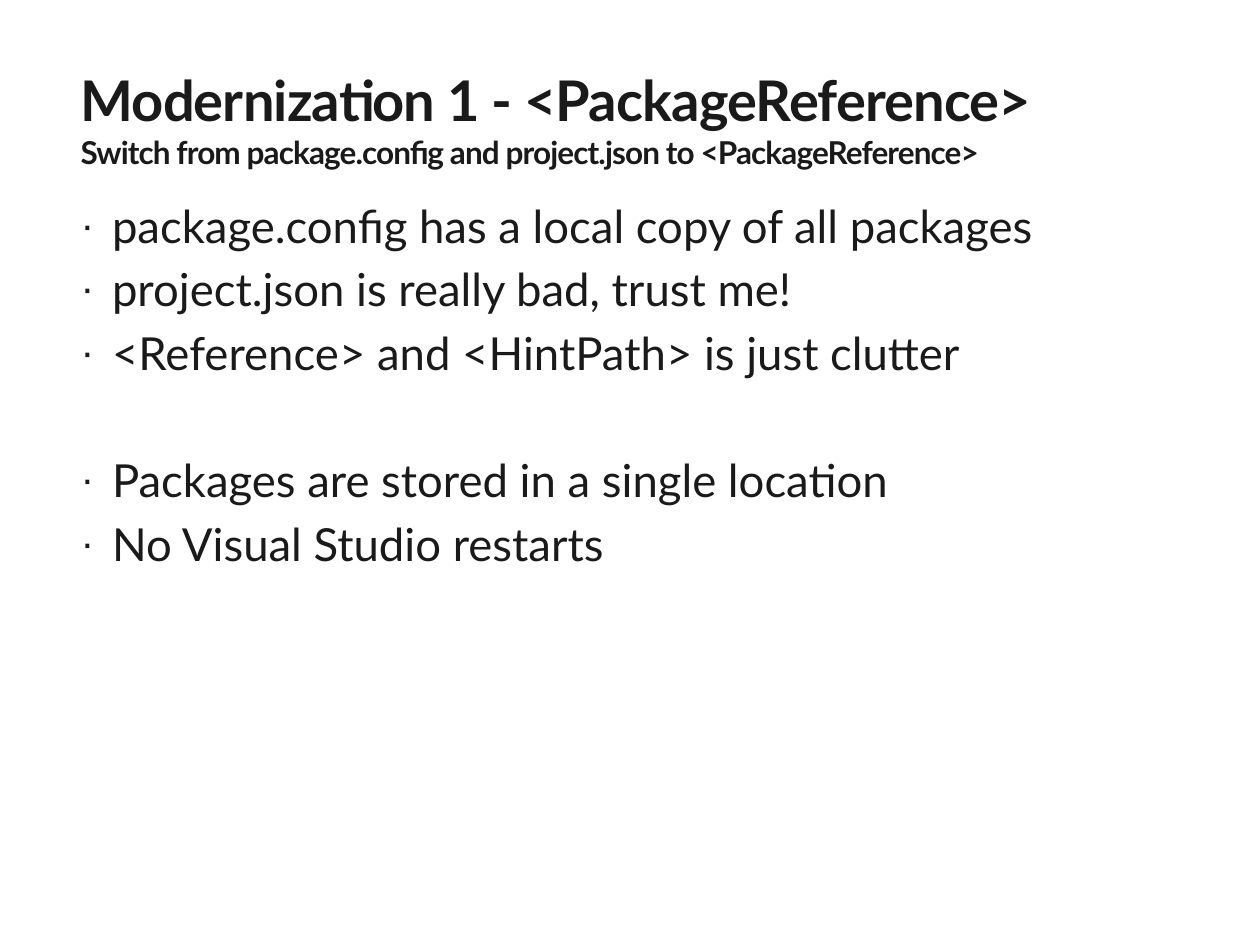
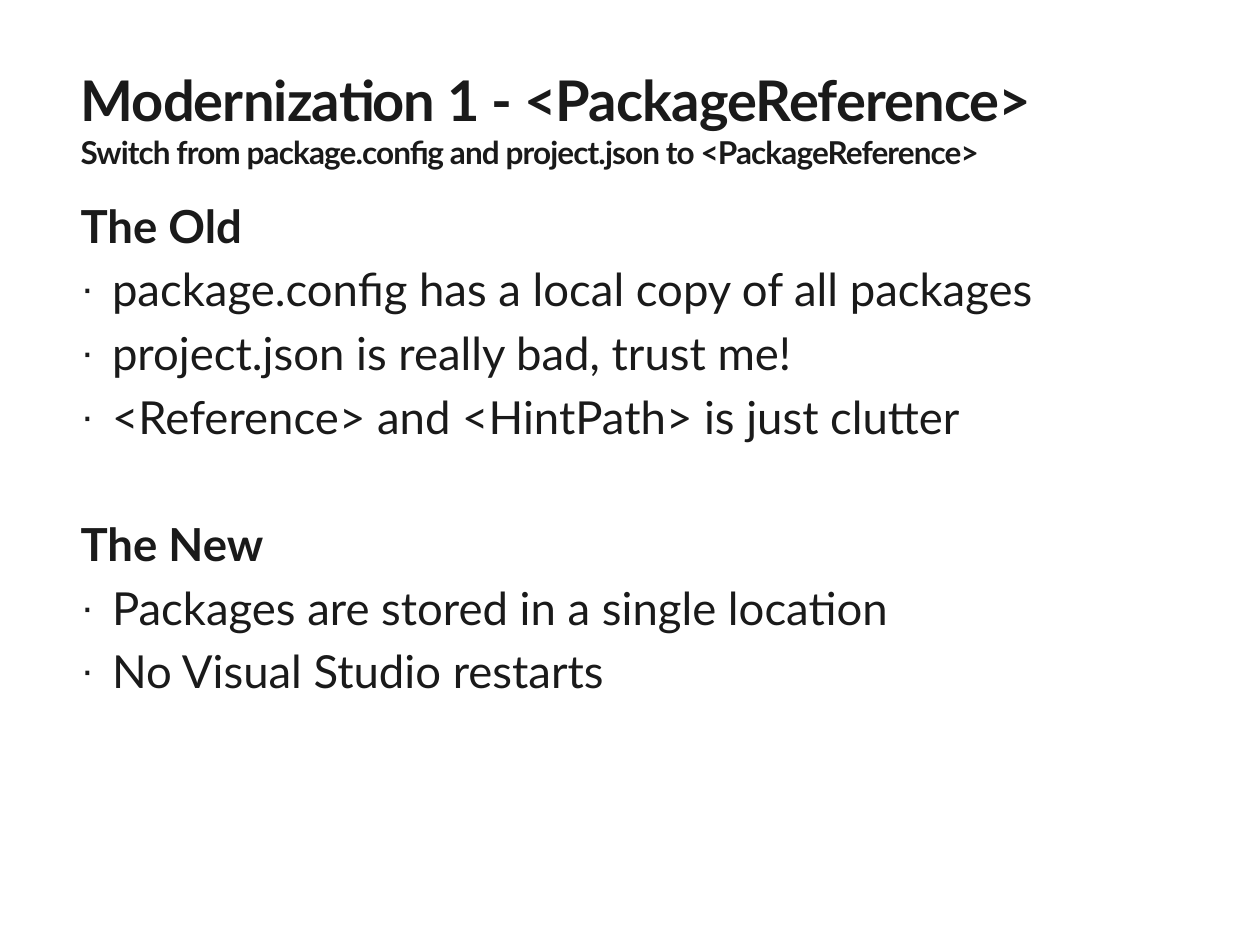
Before and after one commit to mattleibow/ModernizingProjectsDemo, a slide deck: slide 4 of Slides.pptx (slide 3 before the commit). Drawn at 1260x945 pixels with LibreOffice and Linux fonts; fonts in the diff are those of the drawing; background and template pictures are left out. Boxes give left, top, right and bottom in pixels: in the first picture for what was removed or moved away, otherwise in the second. Text is boxed around its words. In the diff, an @@ line names an element or a change of style, - is before the commit and + after.

```diff
--- a/Slides.pptx
+++ b/Slides.pptx
@@ text at (81, 209, 242, 244): paragraph added @@
+The Old
@@ text at (81, 527, 263, 562): paragraph added @@
+The New
```
Also in this commit, not shown: 2 other slides changed, 4 slides added.
